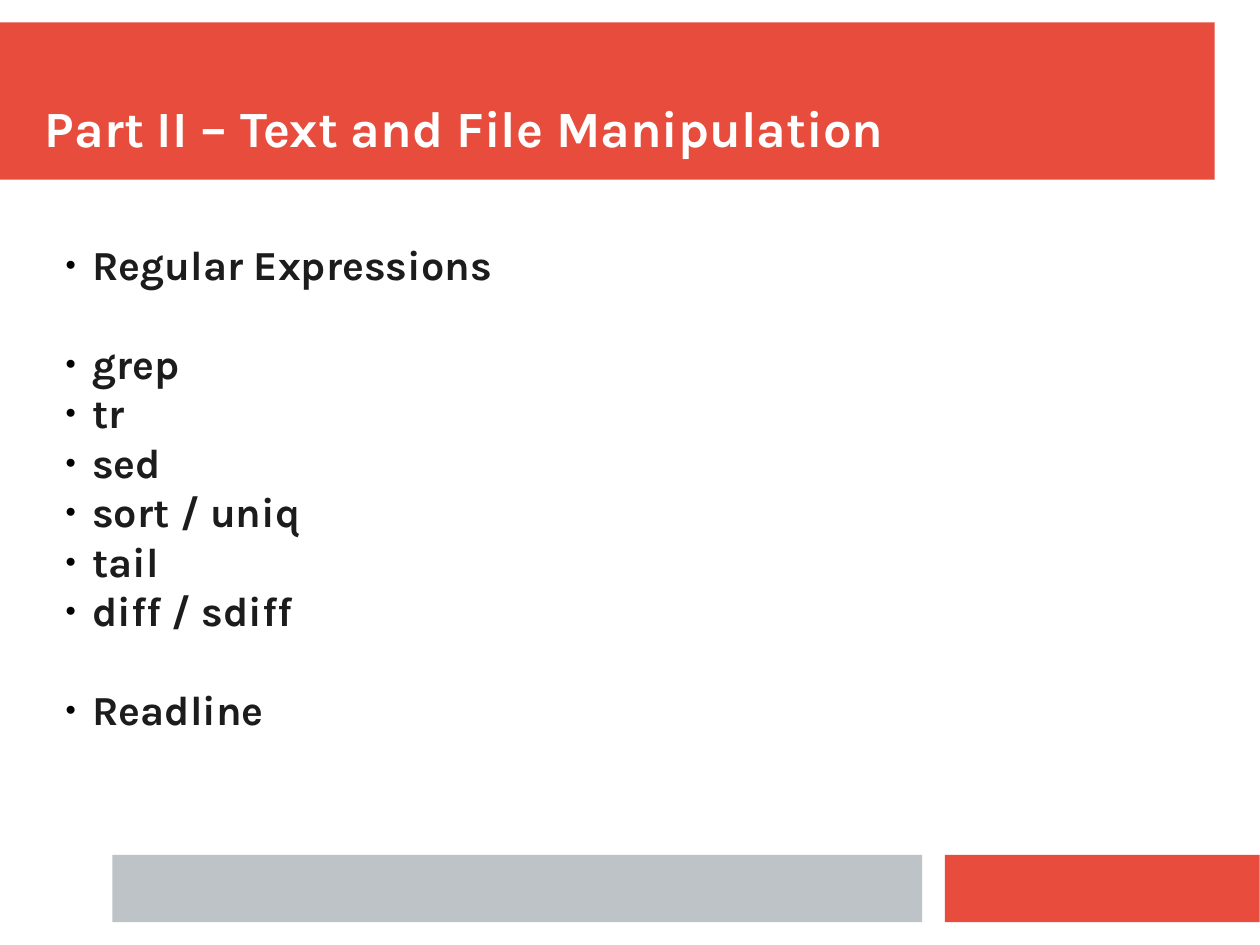
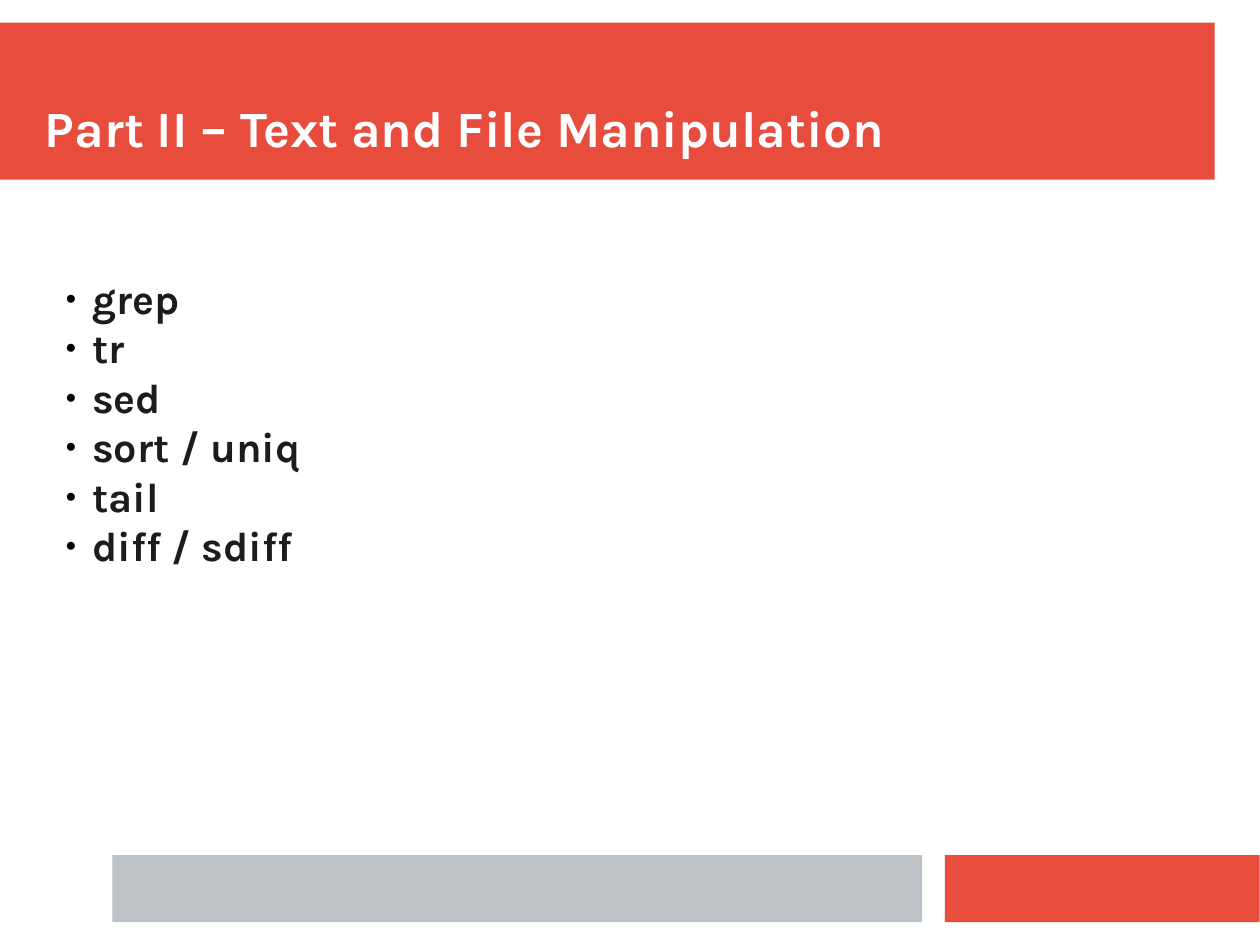
Before and after one commit to ianmiell/introduction-to-the-command-line, a slide deck: slide 14 of slides/introduction_to_the_command_line.pptx (slide 15 before the commit). Drawn at 1260x945 pixels with LibreOffice and Linux fonts; fonts in the diff are those of the drawing. Boxes give left, top, right and bottom in pixels: in the first picture for what was removed or moved away, otherwise in the second. Text is boxed around its words. In the diff, an @@ line names an element or a change of style, - is before the commit and + after.

```diff
--- a/slides/introduction_to_the_command_line.pptx
+++ b/slides/introduction_to_the_command_line.pptx
@@ text at [92, 250, 492, 291]: paragraph removed @@
-● Regular Expressions
@@ text at [92, 695, 264, 726]: paragraph removed @@
-● Readline
```
Also in this commit, not shown: 3 other slides changed, 2 slides added, 2 slides removed, 1 other file.
